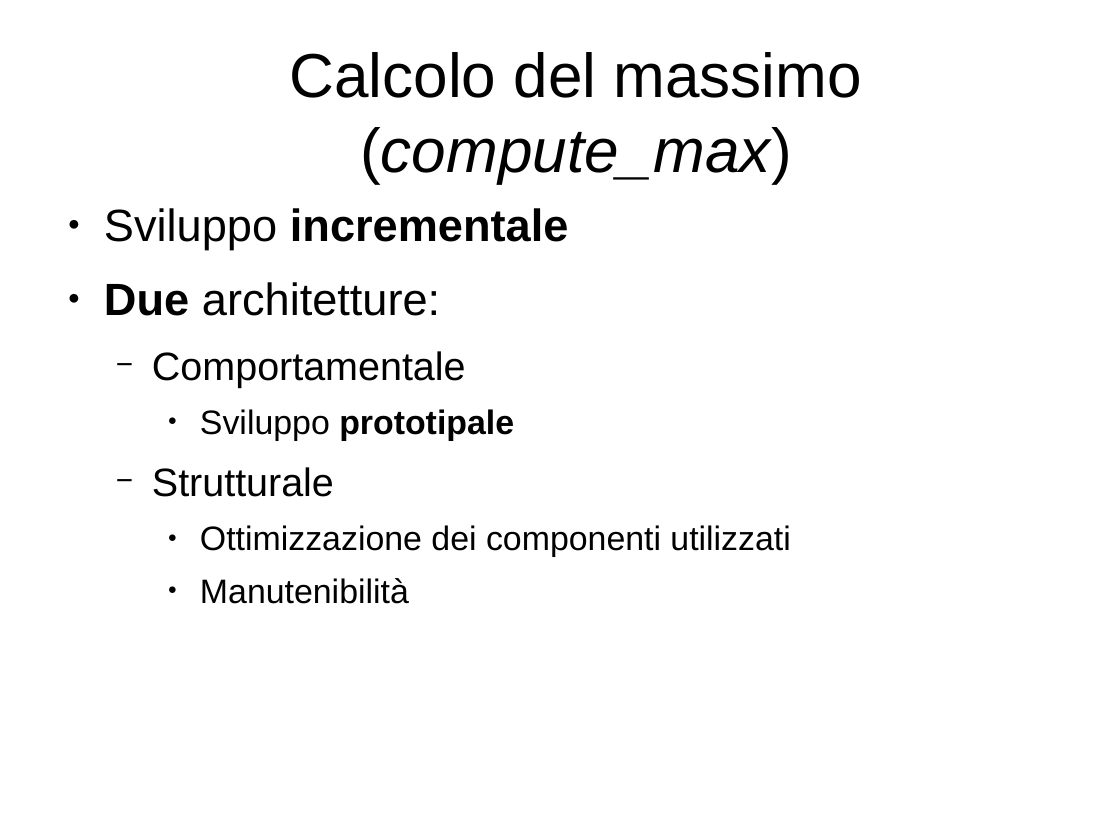
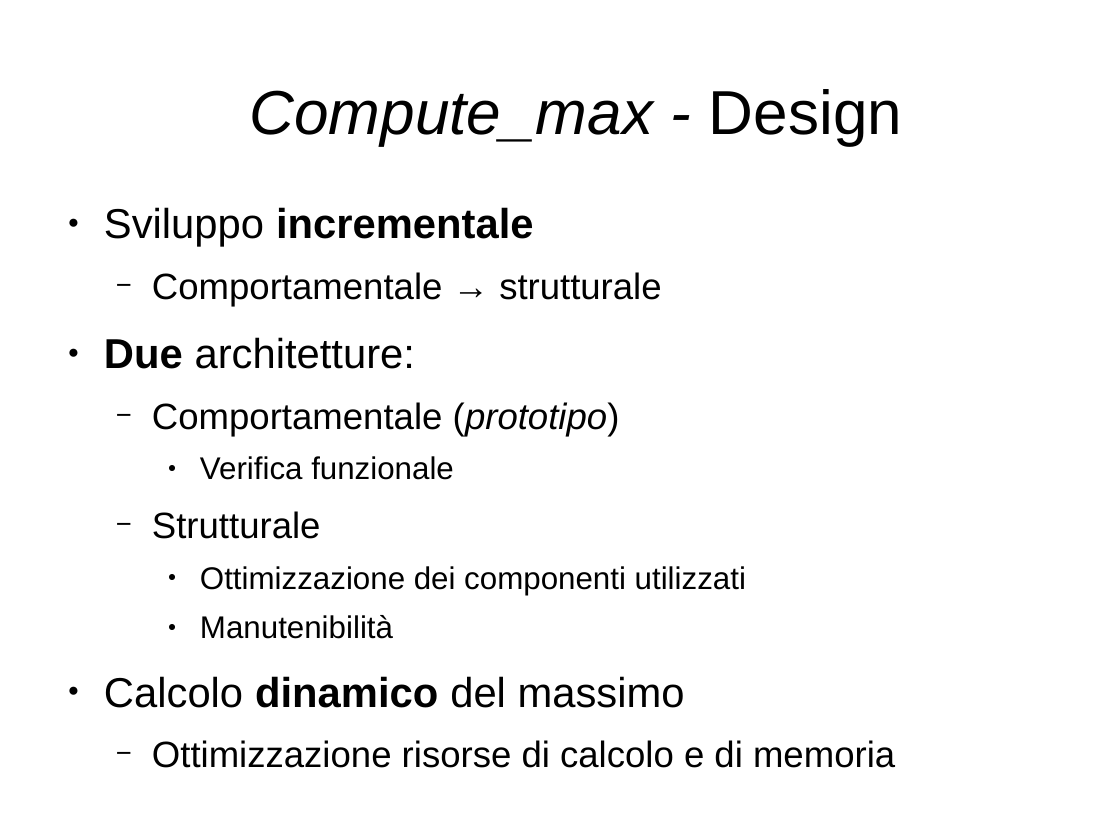
Before and after one commit to artic92/sistemi-embedded-task2, a slide deck: slide 12 of doc/presentazione.odp (slide 7 before the commit). Drawn at 1120x840 pixels with LibreOffice and Linux fonts; fonts in the diff are those of the drawing. Boxes give left, top, right and bottom in pixels: in the first picture for what was removed or moved away, otherwise in the second. Text is boxed around its words. In the diff, an @@ line names an element or a change of style, - is before the commit and + after.

```diff
--- a/doc/presentazione.odp
+++ b/doc/presentazione.odp
@@ title at bbox=[250, 89, 902, 146]: text changed; italic on @@
-Calcolo del massimo (compute_max)
+Compute_max - Design
@@ text at bbox=[104, 207, 746, 639]: size 32 to 29.6 pt in "Sviluppo incrementale", "Due architetture:"; size 28 to 25.9 pt in "Strutturale"; size 24 to 22.2 pt in "Ottimizzazione dei componenti utilizzati", "Manutenibilità" @@
@@ text at bbox=[152, 272, 661, 306]: paragraph added @@
+  − Comportamentale → strutturale
@@ text at bbox=[152, 402, 620, 480]: text changed; size 24 to 25.9 pt @@
-  − Comportamentale
-    ● Sviluppo prototipale
+  − Comportamentale (prototipo)
+    ● Verifica funzionale
@@ text at bbox=[104, 676, 895, 768]: paragraphs added @@
+● Calcolo dinamico del massimo
+  − Ottimizzazione risorse di calcolo e di memoria
```
Also in this commit, not shown: 7 other slides changed, 7 slides added, 1 slide removed, 4 other files.
